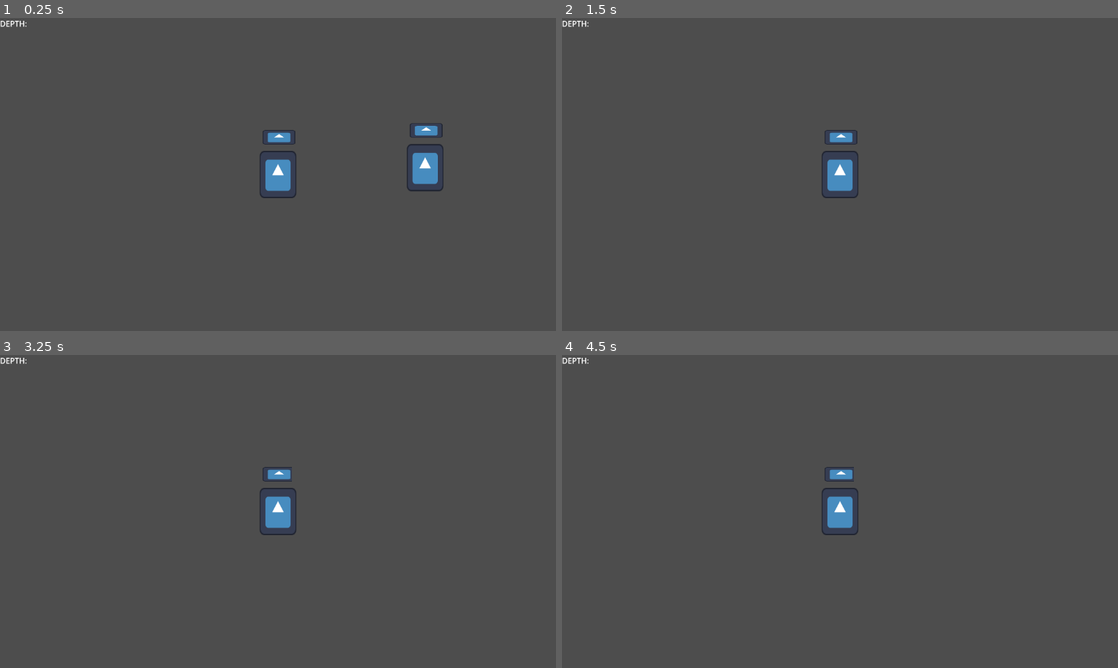
Above: before the commit, frames 1-4 (two rows, left to right).
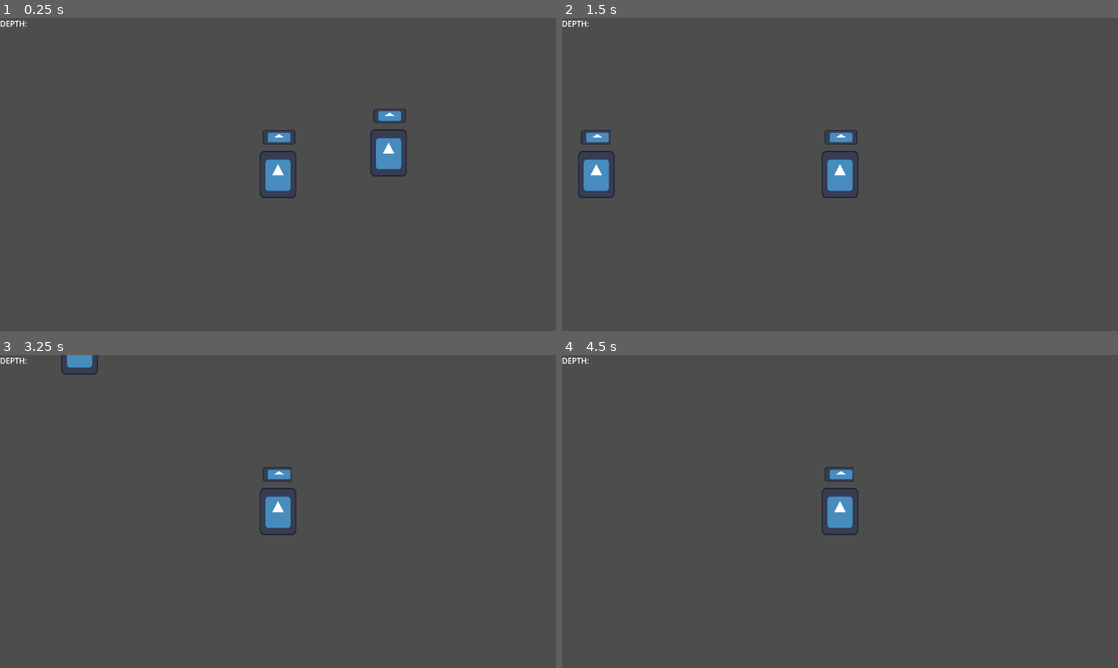
Above: after the commit, the same moments.

Repository: Kaplin86/campfire-project
Game: Godot game, scene res://test.tscn
The game is run twice, just before and just after one commit, with the same random seed, the same clock (stepped at 60 frames per second) and the same inputs. This scene is started directly instead of the project's main scene. The engine's default icon, where the game draws it, is replaced by a stand-in: a white triangle on a blue panel in a dark square.
Inputs (mouse positions are in pixels of both pictures, inside the frame that each line leads up to):
- Up to frame 1 (0.25 s): no input
- Up to frame 2 (1.5 s): tap Enter (ui_accept) at 0.5, 0.77 s; move the mouse to (962, 158) at 0.52 s; hold Right (ui_right) from 0.53 s (still down); click (962, 158) at 0.6 s; move the mouse to (728, 190) at 1.27 s; click (728, 190) at 1.35 s
- Up to frame 3 (3.25 s): tap Enter (ui_accept) at 1.52, 2, 3.02 s; move the mouse to (333, 442) at 2.02 s; release Right (ui_right) at 2.03 s; hold Left (ui_left) 2.03-2.78 s; click (333, 442) at 2.1 s; move the mouse to (250, 574) at 2.77 s; hold Right (ui_right) from 2.78 s (still down); click (250, 574) at 2.85 s
- Up to frame 4 (4.5 s): move the mouse to (1006, 558) at 3.52 s; click (1006, 558) at 3.6 s; tap Enter (ui_accept) at 3.77, 4.25 s; move the mouse to (673, 464) at 4.27 s; release Right (ui_right) at 4.28 s; hold Left (ui_left) from 4.28 s (still down); click (673, 464) at 4.35 s

The runs differ from the first frame. In frame 1, 1.5% of the frame differs, in the area x 66-80%, y 28-56%; in frame 2, 0.8%; in frame 3, 0.2%; in frame 4, less than 0.1%.

Commit message:
zombie movement

Diff:
--- a/zombie.gd
+++ b/zombie.gd
@@ -1,11 +1,24 @@
 extends MeleeEnemy
+
+var bindedPlayer : PlayerCharacter = null
+var movementSpeed = 6000
+func _on_vision_body_entered(body: Node2D) -> void:
+
+	if body is PlayerCharacter:
+		bindedPlayer = body
 
 
 func _process(delta):
+
+	if bindedPlayer != null:
+		var directionToPlayer = bindedPlayer.global_position - global_position
+		velocity.x = (directionToPlayer.normalized() * movementSpeed * delta).x
+
 	$TextureProgressBar.value = health
 	if health <= 0:
 		queue_free()
-
+	if velocity.x <0:
+		pass
 func _on_area_2d_body_entered(body: Node2D) -> void:
 	if body is PlayerCharacter or body is FollowingEntity:
 		body.health = body.health - 1
--- a/zombie.tscn
+++ b/zombie.tscn
@@ -6,6 +6,9 @@
 [sub_resource type="CapsuleShape2D" id="CapsuleShape2D_eseir"]
 
 [sub_resource type="CapsuleShape2D" id="CapsuleShape2D_7nqyo"]
+
+[sub_resource type="CircleShape2D" id="CircleShape2D_roy8y"]
+radius = 94.13288
 
 [node name="BaseEnemy" type="CharacterBody2D" unique_id=21257629]
 script = ExtResource("1_roy8y")
@@ -26,6 +29,13 @@
 [node name="CollisionShape2D2" type="CollisionShape2D" parent="Area2D" unique_id=619716660]
 shape = SubResource("CapsuleShape2D_7nqyo")
 
+[node name="Vision" type="Area2D" parent="." unique_id=973987357]
+modulate = Color(1, 0, 1, 1)
+show_behind_parent = true
+
+[node name="CollisionShape2D" type="CollisionShape2D" parent="Vision" unique_id=734883329]
+shape = SubResource("CircleShape2D_roy8y")
+
 [node name="TextureProgressBar" type="TextureProgressBar" parent="." unique_id=1438381562]
 offset_left = -9.0
 offset_top = -26.000002
@@ -37,3 +47,4 @@
 texture_progress = ExtResource("2_jmu02")
 
 [connection signal="body_entered" from="Area2D" to="." method="_on_area_2d_body_entered"]
+[connection signal="body_entered" from="Vision" to="." method="_on_vision_body_entered"]
